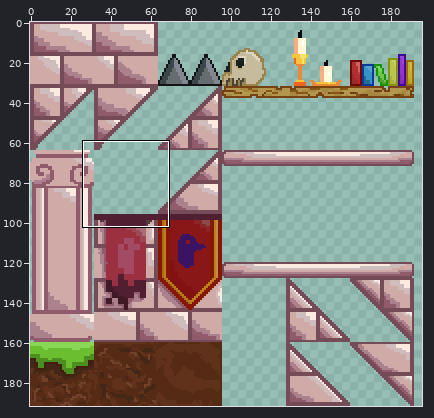
Edited in one commit: sprite sheet (assets/graphics/tilesets/brick_tileset_final.png). The first picture is a wide view before the edit; the outline marks the close-up.
Close-up. Before:
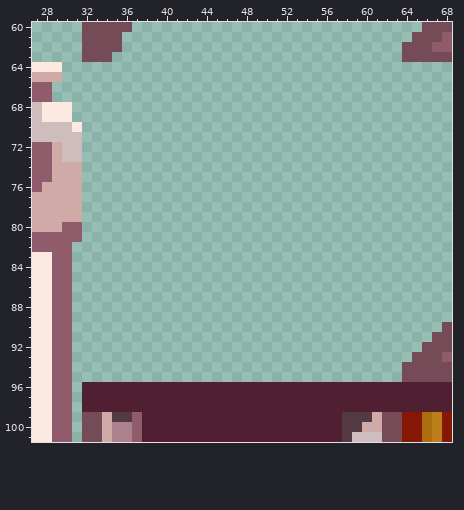
The file is 208x192 pixels. Colours within 5 levels of each other are drawn and written as one. Shown: x 27..68, y 60..101. The wide view leaves out empty margins.
After the commit:
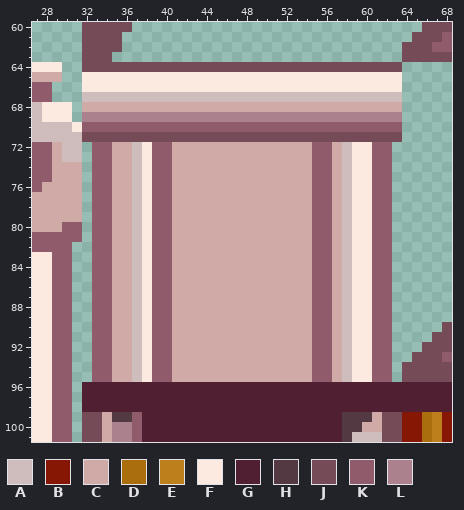
Palette (. is transparent): A #cebdbc  B #861705  C #cfaaa6  D #aa6e0d  E #bc7f1b  F #fceae1  G #501f31  H #533942  J #754b58  K #905c6c  L #aa818d
The edit:
Changed rows in their new state; - is an unchanged pixel.
first column x 32:
 64 JJJJJJJJJJJJJJJJJJJJJJJJJJJJJJJJ
 65 FFFFFFFFFFFFFFFFFFFFFFFFFFFFFFFF
 66 FFFFFFFFFFFFFFFFFFFFFFFFFFFFFFFF
 67 AAAAAAAAAAAAAAAAAAAAAAAAAAAAAAAA
 68 CCCCCCCCCCCCCCCCCCCCCCCCCCCCCCCC
 69 LLLLLLLLLLLLLLLLLLLLLLLLLLLLLLLL
 70 KKKKKKKKKKKKKKKKKKKKKKKKKKKKKKKK
 71 JJJJJJJJJJJJJJJJJJJJJJJJJJJJJJJJ
 72 -KKCCAFKKCCCCCCCCCCCCCCKKCAFFKK-
 73 -KKCCAFKKCCCCCCCCCCCCCCKKCAFFKK-
 74 -KKCCAFKKCCCCCCCCCCCCCCKKCAFFKK-
 75 -KKCCAFKKCCCCCCCCCCCCCCKKCAFFKK-
 76 -KKCCAFKKCCCCCCCCCCCCCCKKCAFFKK-
 77 -KKCCAFKKCCCCCCCCCCCCCCKKCAFFKK-
 78 -KKCCAFKKCCCCCCCCCCCCCCKKCAFFKK-
 79 -KKCCAFKKCCCCCCCCCCCCCCKKCAFFKK-
 80 -KKCCAFKKCCCCCCCCCCCCCCKKCAFFKK-
 81 -KKCCAFKKCCCCCCCCCCCCCCKKCAFFKK-
 82 -KKCCAFKKCCCCCCCCCCCCCCKKCAFFKK-
 83 -KKCCAFKKCCCCCCCCCCCCCCKKCAFFKK-
 84 -KKCCAFKKCCCCCCCCCCCCCCKKCAFFKK-
 85 -KKCCAFKKCCCCCCCCCCCCCCKKCAFFKK-
 86 -KKCCAFKKCCCCCCCCCCCCCCKKCAFFKK-
 87 -KKCCAFKKCCCCCCCCCCCCCCKKCAFFKK-
 88 -KKCCAFKKCCCCCCCCCCCCCCKKCAFFKK-
 89 -KKCCAFKKCCCCCCCCCCCCCCKKCAFFKK-
 90 -KKCCAFKKCCCCCCCCCCCCCCKKCAFFKK-
 91 -KKCCAFKKCCCCCCCCCCCCCCKKCAFFKK-
 92 -KKCCAFKKCCCCCCCCCCCCCCKKCAFFKK-
 93 -KKCCAFKKCCCCCCCCCCCCCCKKCAFFKK-
 94 -KKCCAFKKCCCCCCCCCCCCCCKKCAFFKK-
 95 -KKCCAFKKCCCCCCCCCCCCCCKKCAFFKK-
Changed places in both close-ups, as pixel boxes (x1, y1, x2, y2):
added: (82, 62, 402, 382)
